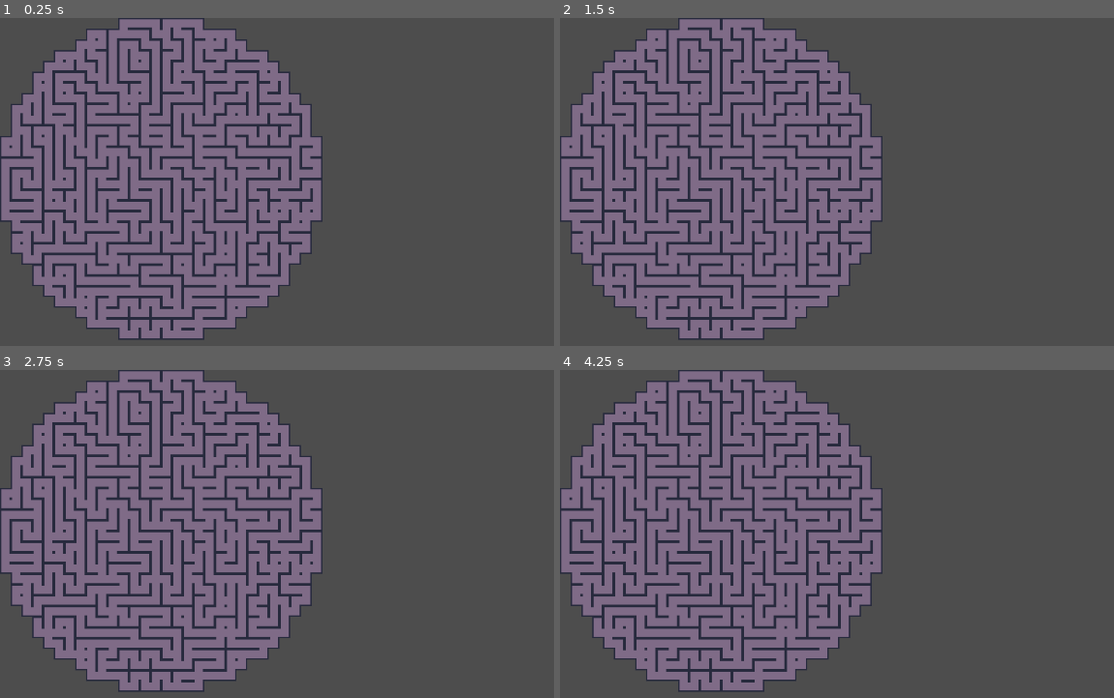
Above: before the commit, frames 1-4 (two rows, left to right).
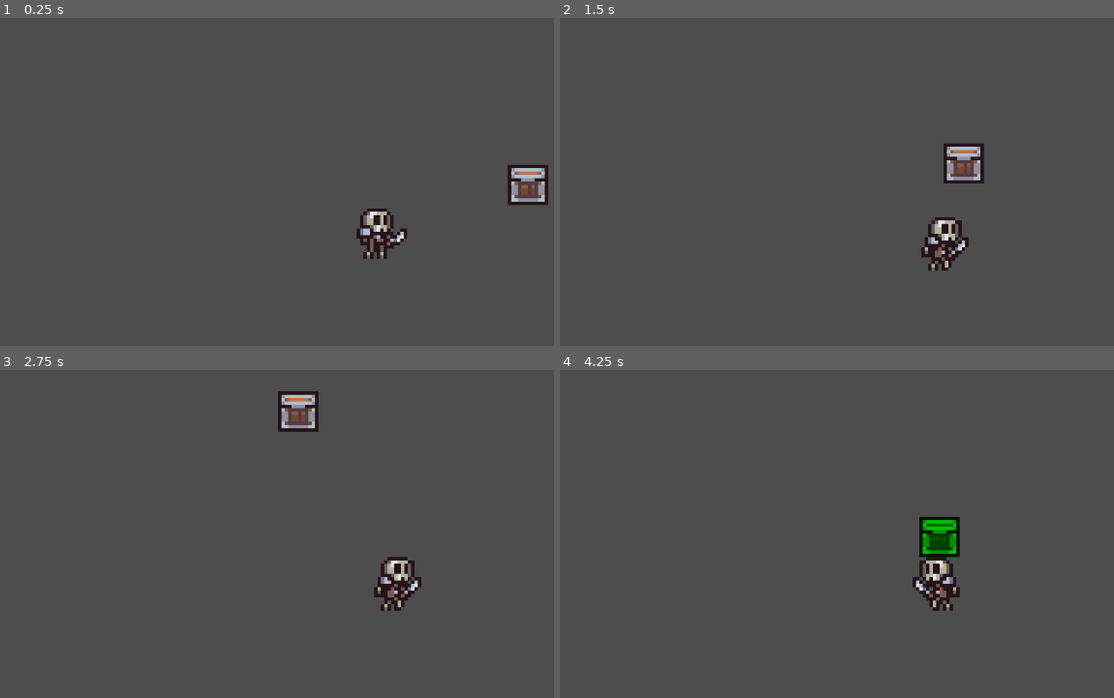
Above: after the commit, the same moments.

Repository: Monash-Emerging-Tech/gmtk_jam_team3
Game: Godot game, scene res://Scenes/player_test.tscn
The game is run twice, just before and just after one commit, with the same random seed, the same clock (stepped at 60 frames per second) and the same inputs. Before the commit the project starts from res://Scenes/maze_map.tscn.
Inputs (mouse positions are in pixels of both pictures, inside the frame that each line leads up to):
- Up to frame 1 (0.25 s): no input
- Up to frame 2 (1.5 s): move the mouse to (outside the picture) at 0.52 s; hold D (move_right, bound only after the commit) 0.53-1.28 s; move the mouse to (792, 257) at 1.27 s; hold S (move_down, bound only after the commit) from 1.28 s (still down)
- Up to frame 3 (2.75 s): move the mouse to (465, 491) at 2.02 s; release S (move_down, bound only after the commit) at 2.03 s; hold D (move_right, bound only after the commit) from 2.03 s (still down)
- Up to frame 4 (4.25 s): move the mouse to (909, 675) at 2.77 s; release D (move_right, bound only after the commit) at 2.78 s; hold W (move_up, bound only after the commit) 2.78-3.53 s; move the mouse to (outside the picture) at 3.52 s; hold A (move_left, bound only after the commit) from 3.53 s (still down)

The runs differ from the first frame. In frame 1, 45% of the frame differs, in the area x 0-99%, y 0-99%; in frame 2, 45%; in frame 3, 45%; in frame 4, 45%, in the area x 0-73%, y 0-99%.

Commit message:
merged player controller

Diff:
--- a/Scenes/maze_map.tscn
+++ b/Scenes/maze_map.tscn
@@ -1,7 +1,7 @@
 [gd_scene load_steps=5 format=3 uid="uid://clji08txrp786"]
 
-[ext_resource type="Script" path="res://Scripts/basicRoomGeneration.gd" id="1_88p4m"]
-[ext_resource type="Texture2D" uid="uid://c1dris25fi2tm" path="res://Tilesets/gmtk_map.png" id="2_6f6s6"]
+[ext_resource type="Script" uid="uid://dpub3ko58wgoe" path="res://Scripts/basicRoomGeneration.gd" id="1_88p4m"]
+[ext_resource type="Texture2D" uid="uid://c1dris25fi2tm" path="res://assets/Tilesets/gmtk_map.png" id="2_6f6s6"]
 
 [sub_resource type="TileSetAtlasSource" id="TileSetAtlasSource_gfxlh"]
 texture = ExtResource("2_6f6s6")
--- /dev/null
+++ b/Scenes/player_test.tscn
@@ -0,0 +1,186 @@
+[gd_scene load_steps=16 format=3 uid="uid://c3rcfsu8ji7e6"]
+
+[ext_resource type="Texture2D" uid="uid://cf07oaacgnkx6" path="res://assets/Pixel_Poem Dungeon Tileset II (prototype only)/Enemy_Animations_Set/enemies-skeleton1_idle.png" id="1_iyx0m"]
+[ext_resource type="Texture2D" uid="uid://b4vuwkgf21rj1" path="res://assets/Pixel_Poem Dungeon Tileset II (prototype only)/Enemy_Animations_Set/enemies-skeleton1_movement.png" id="2_74lek"]
+[ext_resource type="Texture2D" uid="uid://spq38rlx82x8" path="res://assets/Pixel_Poem Dungeon Tileset II (prototype only)/character and tileset/Dungeon_Tileset.png" id="4_74lek"]
+
+[sub_resource type="GDScript" id="GDScript_errlg"]
+resource_name = "player"
+script/source = "extends CharacterBody2D
+
+@export var run_speed : int = 50
+@export var health : int = 100
+@export var push_force : int = 80
+
+func _physics_process(delta):
+	if health <= 0:
+		return
+
+	var direction = Input.get_vector(\"move_left\",\"move_right\",\"move_up\",\"move_down\")
+	velocity = direction * run_speed
+
+	move_and_slide()
+	for i in get_slide_collision_count():
+		var c = get_slide_collision(i)
+		if c.get_collider() is RigidBody2D:
+			c.get_collider().apply_central_impulse(-c.get_normal() * push_force)
+
+
+	$AnimatedSprite2D.flip_h = direction.x < 0
+
+	if velocity.length() > 0.0:
+		$AnimatedSprite2D.play(\"run\")
+	else:
+		$AnimatedSprite2D.play(\"idle\")
+
+
+
+
+func take_damage():
+	return
+"
+
+[sub_resource type="CircleShape2D" id="CircleShape2D_bl13t"]
+radius = 7.07107
+
+[sub_resource type="AtlasTexture" id="AtlasTexture_j5jx5"]
+atlas = ExtResource("1_iyx0m")
+region = Rect2(0, 0, 32, 32)
+
+[sub_resource type="AtlasTexture" id="AtlasTexture_lpvoh"]
+atlas = ExtResource("1_iyx0m")
+region = Rect2(32, 0, 32, 32)
+
+[sub_resource type="AtlasTexture" id="AtlasTexture_44saj"]
+atlas = ExtResource("2_74lek")
+region = Rect2(64, 0, 32, 32)
+
+[sub_resource type="AtlasTexture" id="AtlasTexture_5jxlq"]
+atlas = ExtResource("2_74lek")
+region = Rect2(192, 0, 32, 32)
+
+[sub_resource type="SpriteFrames" id="SpriteFrames_jcd4p"]
+animations = [{
+"frames": [{
+"duration": 1.0,
+"texture": SubResource("AtlasTexture_j5jx5")
+}, {
+"duration": 1.0,
+"texture": SubResource("AtlasTexture_lpvoh")
+}],
+"loop": true,
+"name": &"idle",
+"speed": 5.0
+}, {
+"frames": [{
+"duration": 1.0,
+"texture": SubResource("AtlasTexture_44saj")
+}, {
+"duration": 1.0,
+"texture": SubResource("AtlasTexture_5jxlq")
+}],
+"loop": true,
+"name": &"run",
+"speed": 5.0
+}]
+
+[sub_resource type="AtlasTexture" id="AtlasTexture_at5dv"]
+atlas = ExtResource("4_74lek")
+region = Rect2(32, 128, 16, 16)
+
+[sub_resource type="SpriteFrames" id="SpriteFrames_n74k2"]
+animations = [{
+"frames": [{
+"duration": 1.0,
+"texture": SubResource("AtlasTexture_at5dv")
+}],
+"loop": true,
+"name": &"default",
+"speed": 5.0
+}]
+
+[sub_resource type="GDScript" id="GDScript_74lek"]
+resource_name = "chest"
+script/source = "extends AnimatedSprite2D
+
+const APPLE = preload(\"res://prefabs/apple.tscn\")
+
+var entered = false
+var opened = false
+var spawn_force = 100
+
+func _physics_process(delta):
+	if opened:
+		return
+
+	if Input.is_action_just_pressed(\"interact\") and entered:
+		#opened = true
+		self.modulate = Color(\"red\")
+		var new_apple = APPLE.instantiate()
+		var random_direction = Vector2.from_angle(randf()* 2 * PI)
+		new_apple.position = position + random_direction * 10
+		new_apple.apply_central_impulse(random_direction * spawn_force)
+		get_tree().root.add_child(new_apple)
+
+func _on_detection_body_shape_entered(body_rid: RID, body: Node2D, body_shape_index: int, local_shape_index: int) -> void:
+	if opened:
+		return
+	entered = true
+	self.modulate = Color(\"green\")
+
+func _on_detection_body_shape_exited(body_rid: RID, body: Node2D, body_shape_index: int, local_shape_index: int) -> void:
+	if opened:
+		return
+	entered = false
+	self.modulate = Color(\"white\")
+"
+
+[sub_resource type="RectangleShape2D" id="RectangleShape2D_si7kk"]
+size = Vector2(12, 12)
+
+[sub_resource type="CircleShape2D" id="CircleShape2D_74lek"]
+radius = 12.0416
+
+[node name="player_test" type="Node2D"]
+
+[node name="player" type="CharacterBody2D" parent="."]
+collision_layer = 2
+collision_mask = 3
+script = SubResource("GDScript_errlg")
+
+[node name="Camera2D" type="Camera2D" parent="player"]
+zoom = Vector2(5, 5)
+position_smoothing_enabled = true
+position_smoothing_speed = 10.0
+
+[node name="CollisionShape2D" type="CollisionShape2D" parent="player"]
+shape = SubResource("CircleShape2D_bl13t")
+
+[node name="AnimatedSprite2D" type="AnimatedSprite2D" parent="player"]
+z_index = 20
+position = Vector2(0, -6)
+sprite_frames = SubResource("SpriteFrames_jcd4p")
+animation = &"run"
+autoplay = "idle"
+frame_progress = 0.240716
+
+[node name="chest" type="AnimatedSprite2D" parent="."]
+position = Vector2(42, -15)
+sprite_frames = SubResource("SpriteFrames_n74k2")
+script = SubResource("GDScript_74lek")
+
+[node name="collision" type="StaticBody2D" parent="chest"]
+collision_mask = 7
+
+[node name="CollisionShape2D" type="CollisionShape2D" parent="chest/collision"]
+shape = SubResource("RectangleShape2D_si7kk")
+
+[node name="detection" type="Area2D" parent="chest"]
+collision_layer = 0
+collision_mask = 2
+
+[node name="CollisionShape2D" type="CollisionShape2D" parent="chest/detection"]
+shape = SubResource("CircleShape2D_74lek")
+
+[connection signal="body_shape_entered" from="chest/detection" to="chest" method="_on_detection_body_shape_entered"]
+[connection signal="body_shape_exited" from="chest/detection" to="chest" method="_on_detection_body_shape_exited"]
--- /dev/null
+++ b/Scenes/snake.gd
@@ -0,0 +1,7 @@
+extends Line2D
+
+@export var snake_length : int = 5
+
+func _physics_process(delta):
+	var direction = Input.get_vector("move_left","move_right","move_up","move_down")
+	%head.move_and_collide(get_global_mouse_position() - %head.global_position)
--- /dev/null
+++ b/Scenes/snake_test.tscn
@@ -0,0 +1,24 @@
+[gd_scene load_steps=4 format=3 uid="uid://cqxn6urgcg80m"]
+
+[ext_resource type="Texture2D" uid="uid://dmch0y4lalfso" path="res://assets/piixl BattleSnake/snakes/32x32px_split/snake082.png" id="1_nddv5"]
+[ext_resource type="Script" uid="uid://qqhtiwlhbcf4" path="res://scenes/snake.gd" id="2_6ksjk"]
+
+[sub_resource type="CircleShape2D" id="CircleShape2D_nddv5"]
+radius = 11.0
+
+[node name="snake_test" type="Node2D"]
+
+[node name="head" type="RigidBody2D" parent="."]
+unique_name_in_owner = true
+
+[node name="Sprite2D" type="Sprite2D" parent="head"]
+texture = ExtResource("1_nddv5")
+
+[node name="CollisionShape2D" type="CollisionShape2D" parent="head"]
+shape = SubResource("CircleShape2D_nddv5")
+
+[node name="Line2D" type="Line2D" parent="."]
+joint_mode = 2
+begin_cap_mode = 2
+end_cap_mode = 2
+script = ExtResource("2_6ksjk")
--- /dev/null
+++ b/prefabs/apple.tscn
@@ -0,0 +1,34 @@
+[gd_scene load_steps=5 format=3 uid="uid://du2s6ldwlpg4b"]
+
+[ext_resource type="Texture2D" uid="uid://br0ysv74gnsct" path="res://assets/Pixel_Poem Dungeon Tileset II/items and trap_animation/flasks/flasks_1_1.png" id="1_sblxh"]
+
+[sub_resource type="CircleShape2D" id="CircleShape2D_yk7ts"]
+radius = 5.09902
+
+[sub_resource type="AtlasTexture" id="AtlasTexture_jcd4p"]
+atlas = ExtResource("1_sblxh")
+region = Rect2(0, 0, 16, 16)
+
+[sub_resource type="SpriteFrames" id="SpriteFrames_uacia"]
+animations = [{
+"frames": [{
+"duration": 1.0,
+"texture": SubResource("AtlasTexture_jcd4p")
+}],
+"loop": true,
+"name": &"default",
+"speed": 5.0
+}]
+
+[node name="apple" type="RigidBody2D"]
+collision_layer = 4
+collision_mask = 7
+gravity_scale = 0.0
+lock_rotation = true
+linear_damp = 5.0
+
+[node name="CollisionShape2D" type="CollisionShape2D" parent="."]
+shape = SubResource("CircleShape2D_yk7ts")
+
+[node name="sprite" type="AnimatedSprite2D" parent="."]
+sprite_frames = SubResource("SpriteFrames_uacia")
--- a/project.godot
+++ b/project.godot
@@ -11,9 +11,42 @@
 [application]
 
 config/name="gmtk_loop_team3"
-run/main_scene="res://Scenes/maze_map.tscn"
-config/features=PackedStringArray("4.2", "GL Compatibility")
+run/main_scene="uid://c3rcfsu8ji7e6"
+config/features=PackedStringArray("4.4", "GL Compatibility")
 config/icon="res://icon.svg"
+
+[input]
+
+move_left={
+"deadzone": 0.2,
+"events": [Object(InputEventKey,"resource_local_to_scene":false,"resource_name":"","device":-1,"window_id":0,"alt_pressed":false,"shift_pressed":false,"ctrl_pressed":false,"meta_pressed":false,"pressed":false,"keycode":0,"physical_keycode":65,"key_label":0,"unicode":97,"location":0,"echo":false,"script":null)
+, Object(InputEventKey,"resource_local_to_scene":false,"resource_name":"","device":-1,"window_id":0,"alt_pressed":false,"shift_pressed":false,"ctrl_pressed":false,"meta_pressed":false,"pressed":false,"keycode":0,"physical_keycode":4194319,"key_label":0,"unicode":0,"location":0,"echo":false,"script":null)
+]
+}
+move_right={
+"deadzone": 0.2,
+"events": [Object(InputEventKey,"resource_local_to_scene":false,"resource_name":"","device":-1,"window_id":0,"alt_pressed":false,"shift_pressed":false,"ctrl_pressed":false,"meta_pressed":false,"pressed":false,"keycode":0,"physical_keycode":68,"key_label":0,"unicode":100,"location":0,"echo":false,"script":null)
+, Object(InputEventKey,"resource_local_to_scene":false,"resource_name":"","device":-1,"window_id":0,"alt_pressed":false,"shift_pressed":false,"ctrl_pressed":false,"meta_pressed":false,"pressed":false,"keycode":0,"physical_keycode":4194321,"key_label":0,"unicode":0,"location":0,"echo":false,"script":null)
+]
+}
+move_up={
+"deadzone": 0.2,
+"events": [Object(InputEventKey,"resource_local_to_scene":false,"resource_name":"","device":-1,"window_id":0,"alt_pressed":false,"shift_pressed":false,"ctrl_pressed":false,"meta_pressed":false,"pressed":false,"keycode":0,"physical_keycode":87,"key_label":0,"unicode":119,"location":0,"echo":false,"script":null)
+, Object(InputEventKey,"resource_local_to_scene":false,"resource_name":"","device":-1,"window_id":0,"alt_pressed":false,"shift_pressed":false,"ctrl_pressed":false,"meta_pressed":false,"pressed":false,"keycode":0,"physical_keycode":4194320,"key_label":0,"unicode":0,"location":0,"echo":false,"script":null)
+]
+}
+move_down={
+"deadzone": 0.2,
+"events": [Object(InputEventKey,"resource_local_to_scene":false,"resource_name":"","device":-1,"window_id":0,"alt_pressed":false,"shift_pressed":false,"ctrl_pressed":false,"meta_pressed":false,"pressed":false,"keycode":0,"physical_keycode":83,"key_label":0,"unicode":115,"location":0,"echo":false,"script":null)
+, Object(InputEventKey,"resource_local_to_scene":false,"resource_name":"","device":-1,"window_id":0,"alt_pressed":false,"shift_pressed":false,"ctrl_pressed":false,"meta_pressed":false,"pressed":false,"keycode":0,"physical_keycode":4194322,"key_label":0,"unicode":0,"location":0,"echo":false,"script":null)
+]
+}
+interact={
+"deadzone": 0.2,
+"events": [Object(InputEventKey,"resource_local_to_scene":false,"resource_name":"","device":-1,"window_id":0,"alt_pressed":false,"shift_pressed":false,"ctrl_pressed":false,"meta_pressed":false,"pressed":false,"keycode":0,"physical_keycode":69,"key_label":0,"unicode":101,"location":0,"echo":false,"script":null)
+, Object(InputEventKey,"resource_local_to_scene":false,"resource_name":"","device":-1,"window_id":0,"alt_pressed":false,"shift_pressed":false,"ctrl_pressed":false,"meta_pressed":false,"pressed":false,"keycode":0,"physical_keycode":32,"key_label":0,"unicode":32,"location":0,"echo":false,"script":null)
+]
+}
 
 [rendering]
 
Not shown, added: Scenes/snake.gd.uid
Not shown, added: Scripts/basicRoomGeneration.gd.uid
Not shown, removed: Tilesets/gmtk_map.png.import
Binary file added: assets/Pixel_Poem Dungeon Tileset II (prototype only)/Character_animation/monsters_idle/skeleton1/v1/skeleton_v1_1.png
Not shown, added: assets/Pixel_Poem Dungeon Tileset II (prototype only)/Character_animation/monsters_idle/skeleton1/v1/skeleton_v1_1.png.import
Binary file added: assets/Pixel_Poem Dungeon Tileset II (prototype only)/Character_animation/monsters_idle/skeleton1/v1/skeleton_v1_2.png
Not shown, added: assets/Pixel_Poem Dungeon Tileset II (prototype only)/Character_animation/monsters_idle/skeleton1/v1/skeleton_v1_2.png.import
Binary file added: assets/Pixel_Poem Dungeon Tileset II (prototype only)/Character_animation/monsters_idle/skeleton1/v1/skeleton_v1_3.png
Not shown, added: assets/Pixel_Poem Dungeon Tileset II (prototype only)/Character_animation/monsters_idle/skeleton1/v1/skeleton_v1_3.png.import
Binary file added: assets/Pixel_Poem Dungeon Tileset II (prototype only)/Character_animation/monsters_idle/skeleton1/v1/skeleton_v1_4.png
Not shown, added: assets/Pixel_Poem Dungeon Tileset II (prototype only)/Character_animation/monsters_idle/skeleton1/v1/skeleton_v1_4.png.import
Binary file added: assets/Pixel_Poem Dungeon Tileset II (prototype only)/Character_animation/monsters_idle/skeleton1/v2/skeleton_v2_1.png
(and 837 more such lines)
